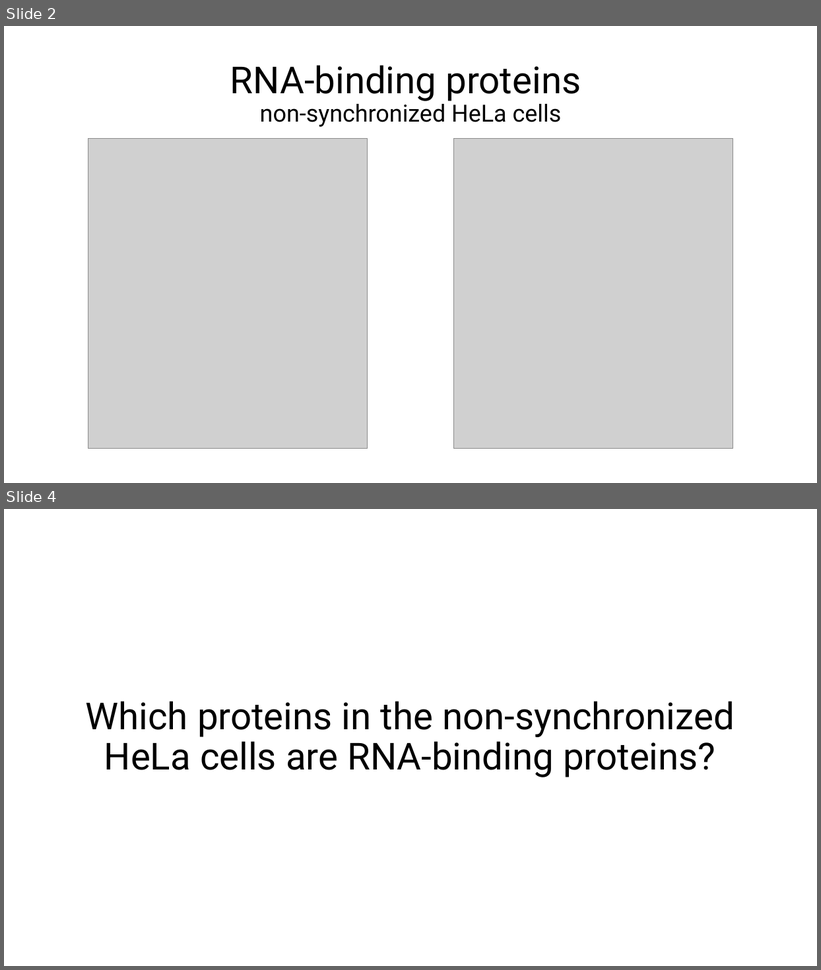
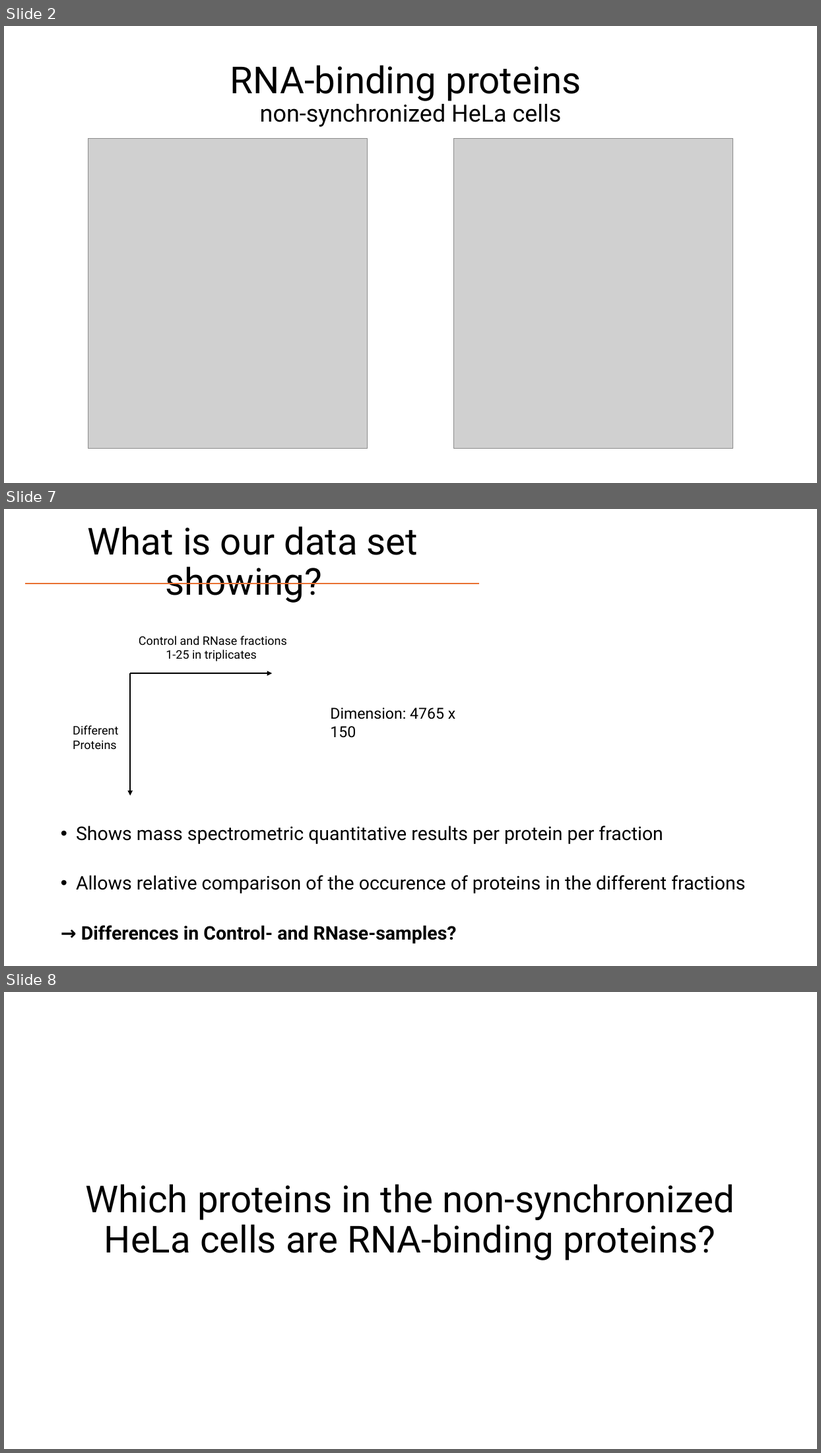
Before and after one commit to MichelaPozzi/2025-topic-03-group-01, a slide deck: Project Proposal Ben.pptx. Shown one above the other, each under a label of ours: slides 2 and 4 before the commit, slides 2, 7 and 8 after it; the slides between them are not shown. The pictures are 821x970 and 821x1453 pixels, drawn with LibreOffice and Linux fonts; fonts in the diff are those of the drawing; grey boxes stand for pictures. Boxes give left, top, right and bottom in pixels: in the first picture for what was removed or moved away, otherwise in the second. Text is boxed around its words. In the diff, an @@ line names an element or a change of style, - is before the commit and + after.

```diff
--- a/Project Proposal Ben.pptx
+++ b/Project Proposal Ben.pptx
@@ slide 7 added at (4, 509, 817, 966), background #FFFFFF @@
@@ title added at (88, 526, 418, 603), 44 pt, text #000000 @@
+What is our data set showing?
@@ line added from (25, 584) to (479, 584), #E97132 1.5 pt @@
@@ text added at (139, 636, 287, 661), 14 pt, text #000000 @@
+Control and RNase fractions 1-25 in triplicates
@@ arrow added from (130, 674) to (130, 795), #000000 1.5 pt @@
@@ arrow added from (130, 674) to (273, 674), #000000 1.5 pt @@
@@ text added at (73, 725, 118, 749), 14 pt, text #000000 @@
+Different Proteins
@@ text added at (330, 708, 455, 738), 18 pt, text #000000 @@
+Dimension: 4765 x 150
@@ text added at (76, 826, 745, 944), 22.2 pt, text #000000 @@
+• Shows mass spectrometric quantitative results per protein per fraction
+• Allows relative comparison of the occurence of proteins in the different fractions
+→ Differences in Control- and RNase-samples?
@@ what was slide 4 is now slide 8 @@
```
Also in this commit, not shown: 3 other slides added.
